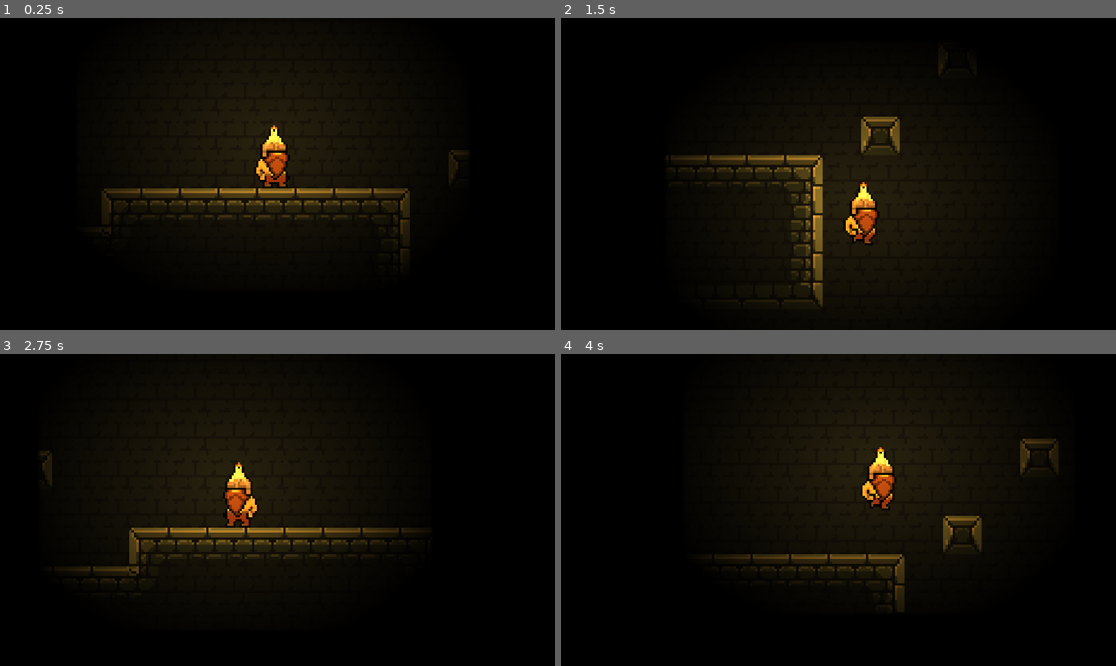
Above: before the commit, frames 1-4 (two rows, left to right).
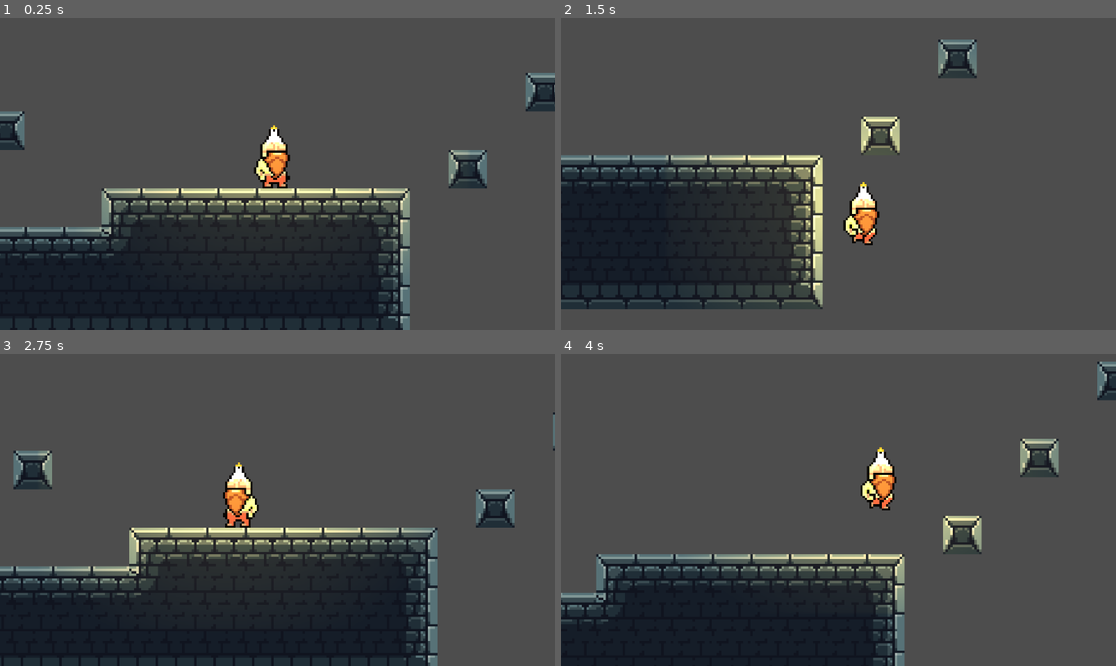
Above: after the commit, the same moments.

Repository: RonanKunkel/nmed_3310_final
Game: Godot game, scene res://scenes/game.tscn
Two runs of this game, one before a commit and one after it. Both use one fixed random seed, a clock stepped at 60 frames per second and the inputs below.
Inputs:
- Up to frame 1 (0.25 s): no input
- Up to frame 2 (1.5 s): tap Enter (ui_accept) at 0.5, 0.77 s; hold Right (ui_right) from 0.53 s (still down)
- Up to frame 3 (2.75 s): tap Enter (ui_accept) at 1.52 s; release Right (ui_right) at 2.03 s; hold Left (ui_left) from 2.03 s (still down)
- Up to frame 4 (4 s): release Left (ui_left) at 2.78 s; hold Right (ui_right) from 2.78 s (still down); tap Enter (ui_accept) at 3.02, 3.77 s

The runs differ from the first frame. In frame 1, 100% of the frame differs, in the area x 0-100%, y 0-100%; in frame 2, 100%; in frame 3, 100%; in frame 4, 100%.

Commit message:
Update game.tscn

Diff:
--- a/test/scenes/game.tscn
+++ b/test/scenes/game.tscn
@@ -3378,7 +3378,7 @@
 use_parent_material = true
 tile_set = SubResource("TileSet_lbhrr")
 format = 2
-layer_0/tile_data = PackedInt32Array(65534, 0, 0, 65535, 655 …(13419 unchanged characters)… -1310694, 262144, 0, -1310693, 393216, 0)
+layer_0/tile_data = PackedInt32Array(65534, 0, 0, 65535, 655 …(13419 unchanged characters)… -1310694, 262144, 0, -1310693, 393216, 0, -786458, 65536, 1, -720922, 65536, 1, -720921, 65536, 1, -786457, 65536, 1, -851993, 65536, 1, -851994, 65536, 1, -851995, 65536, 1, -786459, 65536, 1, -720923, 65536, 1, -655386, 65536, 1, -655385, 65536, 1, -589849, 65536, 1, -589850, 65536, 1, -720920, 65536, 1, -720919, 65536, 1, -720918, 65536, 1, -917532, 0, 0, -917531, 65536, 0, -917530, 65536, 0, -917529, 65536, 0, -917528, 131072, 0, -851992, 131072, 1, -786456, 262144, 2, -786455, 65536, 0, -786454, 65536, 0, -786453, 131072, 0, -720917, 131072, 1, -655381, 131072, 2, -655382, 65536, 2, -655383, 65536, 2, -655384, 262144, 1, -589848, 131072, 1, -524312, 131072, 2, -524313, 65536, 2, -524314, 65536, 2, -524315, 0, 2, -589851, 0, 1)
 
 [node name="player" parent="." unique_id=493953437 instance=ExtResource("1_uwrxv")]
 position = Vector2(40, 0)
@@ -3423,9 +3423,11 @@
 centered = false
 
 [node name="CanvasModulate" type="CanvasModulate" parent="." unique_id=814198355]
+visible = false
 color = Color(0, 0, 0, 1)
 
 [node name="TileMap2" type="TileMap" parent="." unique_id=1732071383]
+visible = false
 tile_set = SubResource("TileSet_iywne")
 format = 2
 layer_0/tile_data = PackedInt32Array(-2949207, 65536, 1, -2883671, 65536, 1, -2818135, 65536, 1, -2752599, 65536, 1, -2 …(152294 unchanged characters)…
